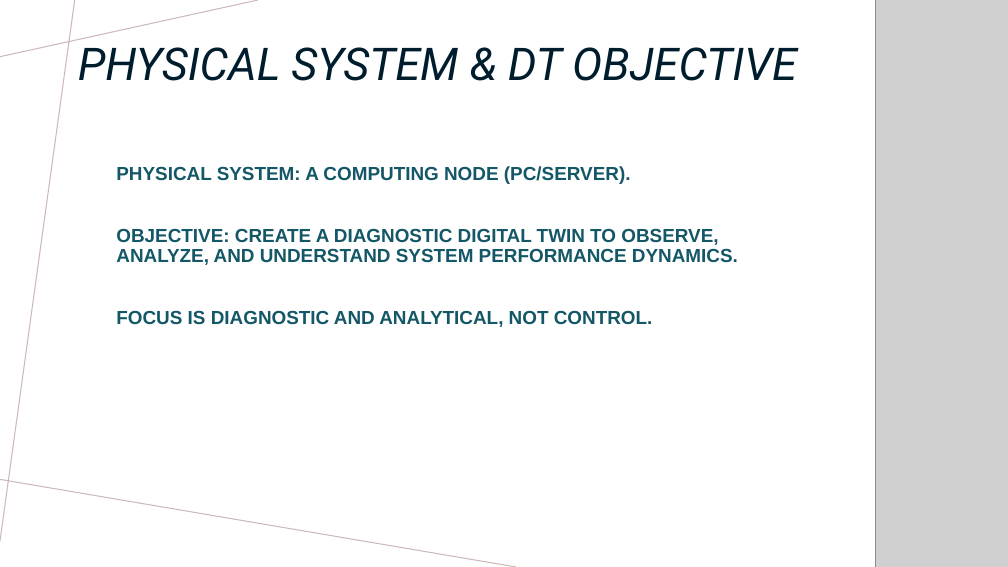
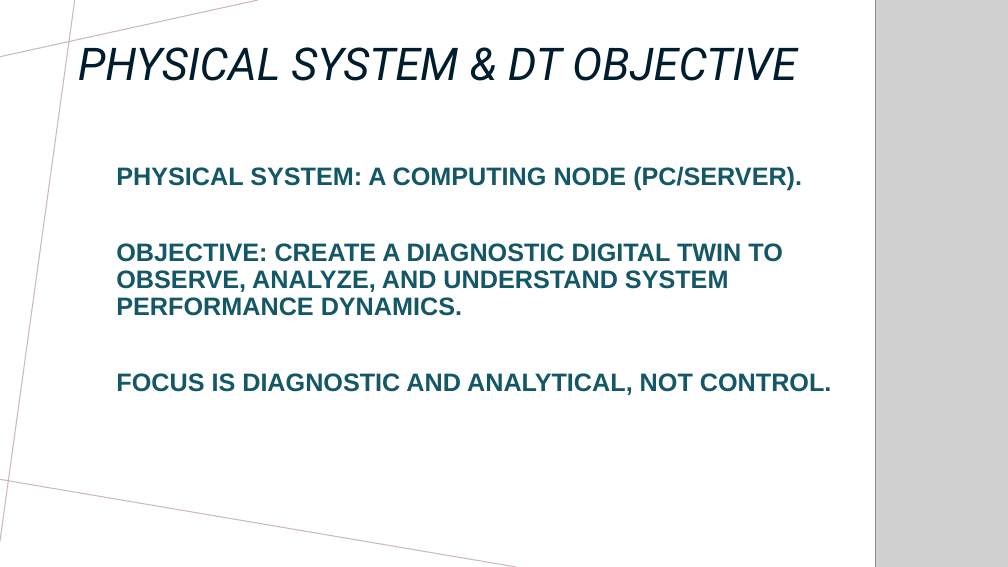
Before and after one commit to HaroldVaHe/DigitalTwin, a slide deck: slide 4 of Presentation/Digital_Twin_Server_Project.pptx. Drawn at 1008x567 pixels with LibreOffice and Linux fonts; fonts in the diff are those of the drawing; grey boxes stand for pictures. Boxes give left, top, right and bottom in pixels: in the first picture for what was removed or moved away, otherwise in the second. Text is boxed around its words. In the diff, an @@ line names an element or a change of style, - is before the commit and + after.

Commit message:
Update Digital Twin Server Project presentation
Revised the Digital_Twin_Server_Project.pptx file with new or updated content. See the presentation for specific changes.

```diff
--- a/Presentation/Digital_Twin_Server_Project.pptx
+++ b/Presentation/Digital_Twin_Server_Project.pptx
@@ text "PHYSICAL SYSTEM: A COMPUTING NODE ..." at <box>116,166,832,395</box>: size 18 to 24 pt @@
```
Also in this commit, not shown: 6 other slides changed, 2 slides removed.
